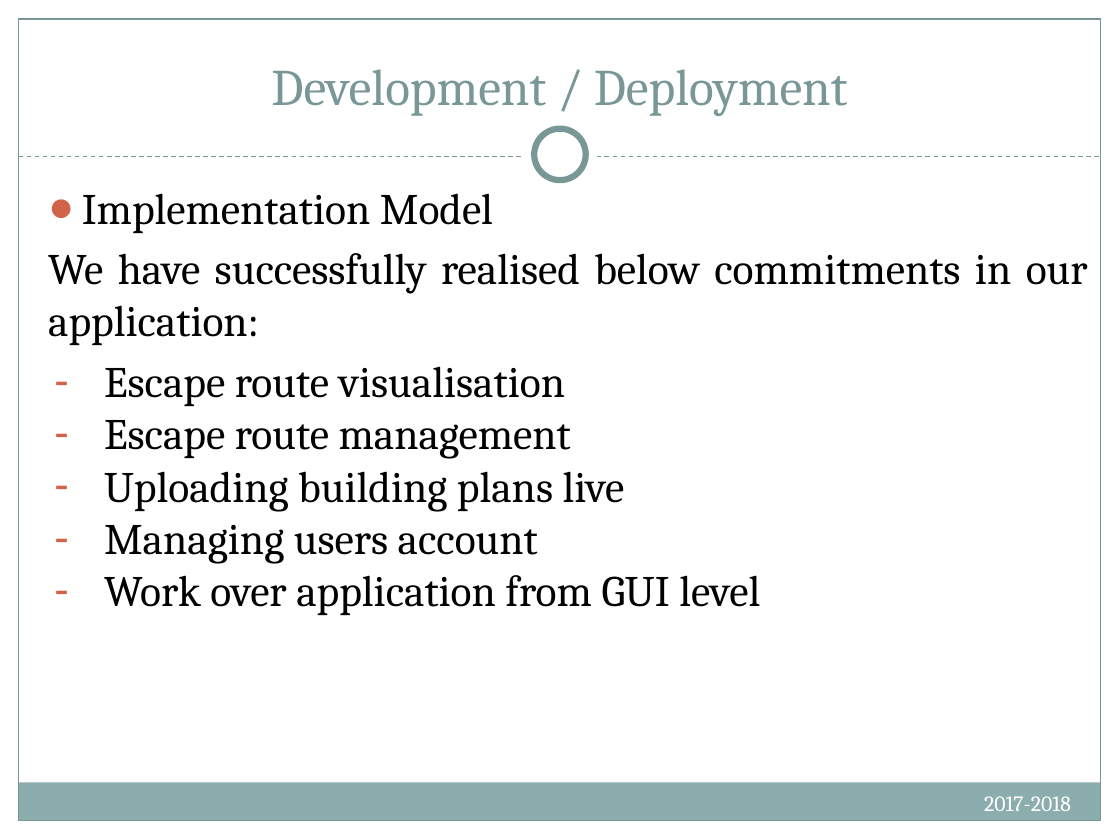
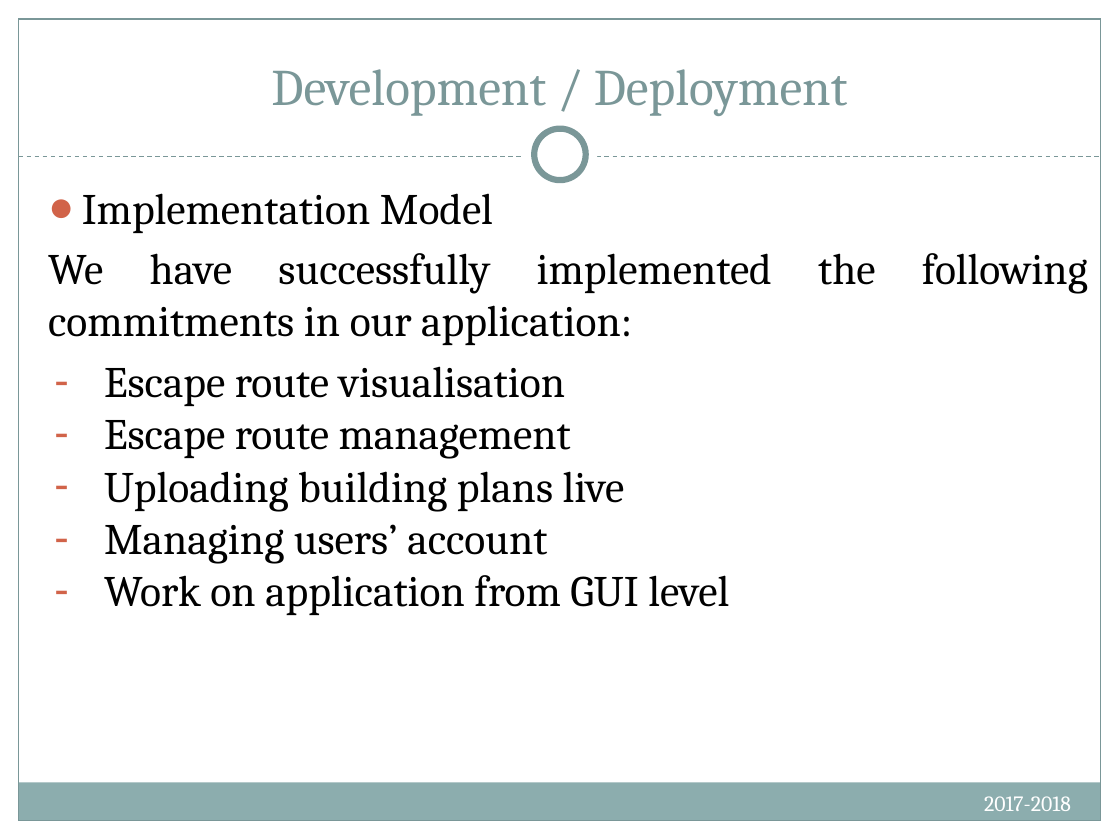
Before and after one commit to kacper97/Escaper, a slide deck: slide 16 of PresentationEscaper.pptx. Drawn at 1120x840 pixels with LibreOffice and Linux fonts; fonts in the diff are those of the drawing. Boxes give left, top, right and bottom in pixels: in the first picture for what was removed or moved away, otherwise in the second. Text is boxed around its words. In the diff, an @@ line names an element or a change of style, - is before the commit and + after.

```diff
--- a/PresentationEscaper.pptx
+++ b/PresentationEscaper.pptx
@@ text at (48,253,772,345): text changed @@
-We have successfully realised below commitments in our application:
+We have successfully implemented the following commitments in our application:
@@ text at (104,524,729,615): text changed @@
-– Managing users account
-– Work over application from GUI level
+– Managing users’ account
+– Work on application from GUI level
```
Also in this commit, not shown: 2 other slides changed.
